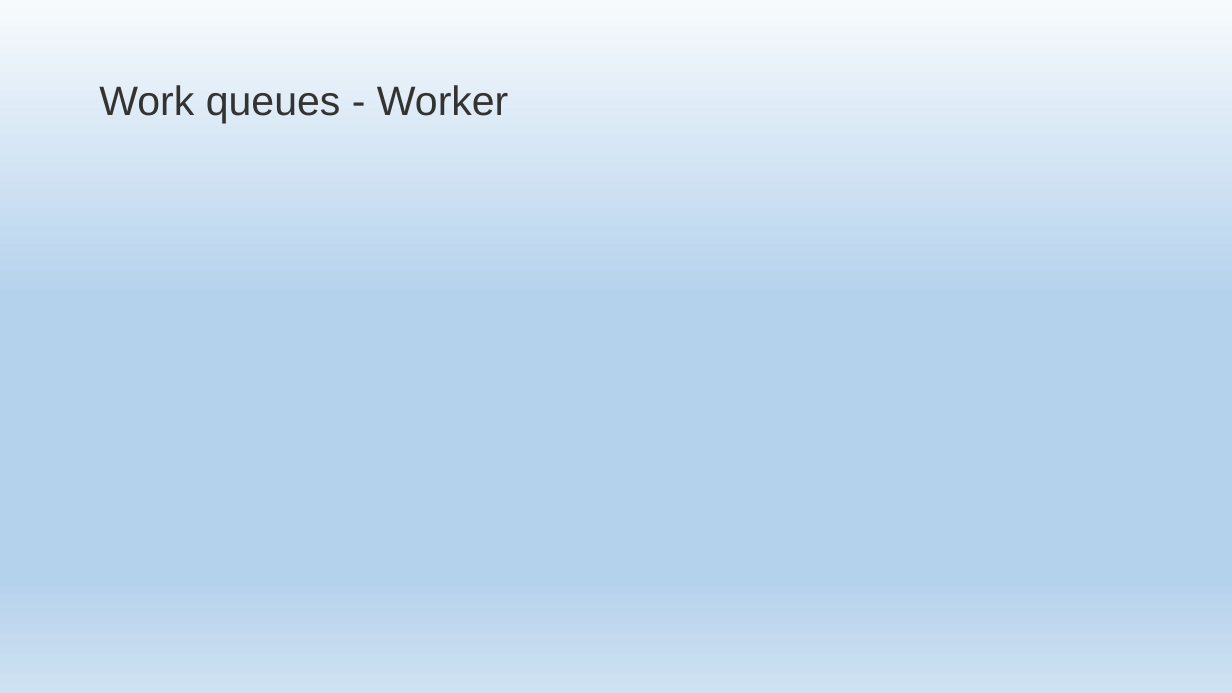
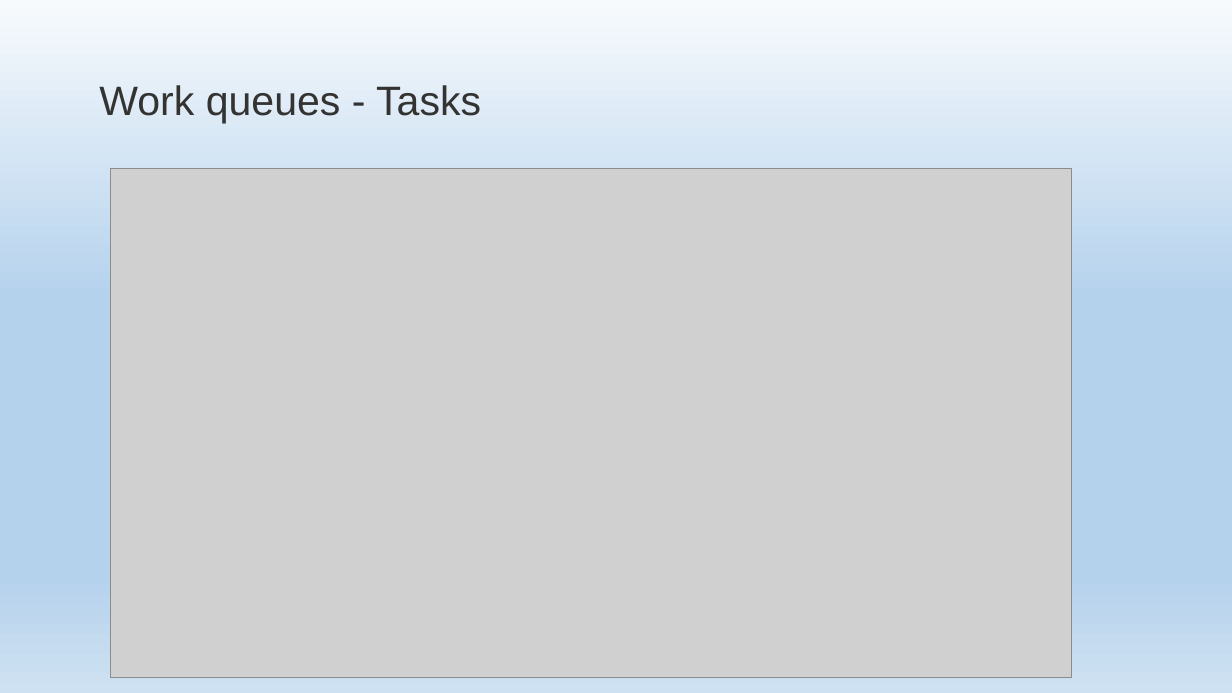
Before and after one commit to EPilyaev/RabbitMQNetCore, a slide deck: slide 23 of RabbitMQNetCore.pptm. Drawn at 1232x693 pixels with LibreOffice and Linux fonts; fonts in the diff are those of the drawing; grey boxes stand for pictures; background and template pictures are left out. Boxes give left, top, right and bottom in pixels: in the first picture for what was removed or moved away, otherwise in the second. Text is boxed around its words. In the diff, an @@ line names an element or a change of style, - is before the commit and + after.

Commit message:
Add work queues examples

```diff
--- a/RabbitMQNetCore.pptm
+++ b/RabbitMQNetCore.pptm
@@ title at bbox=[99, 85, 481, 123]: text changed @@
-Work queues - Worker
+Work queues - Tasks
@@ picture added at bbox=[111, 168, 1071, 677] @@
```
Also in this commit, not shown: 1 slide added.
